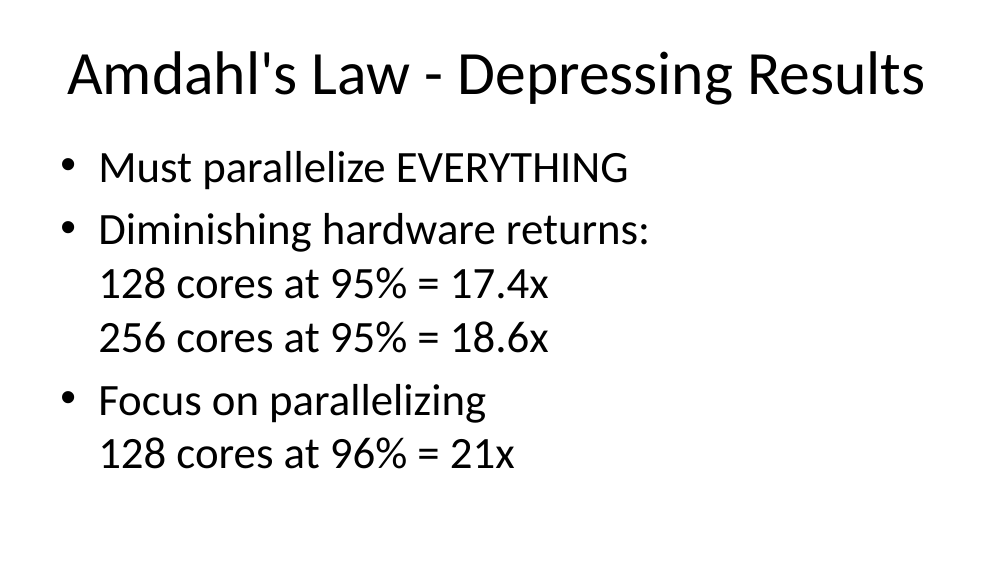
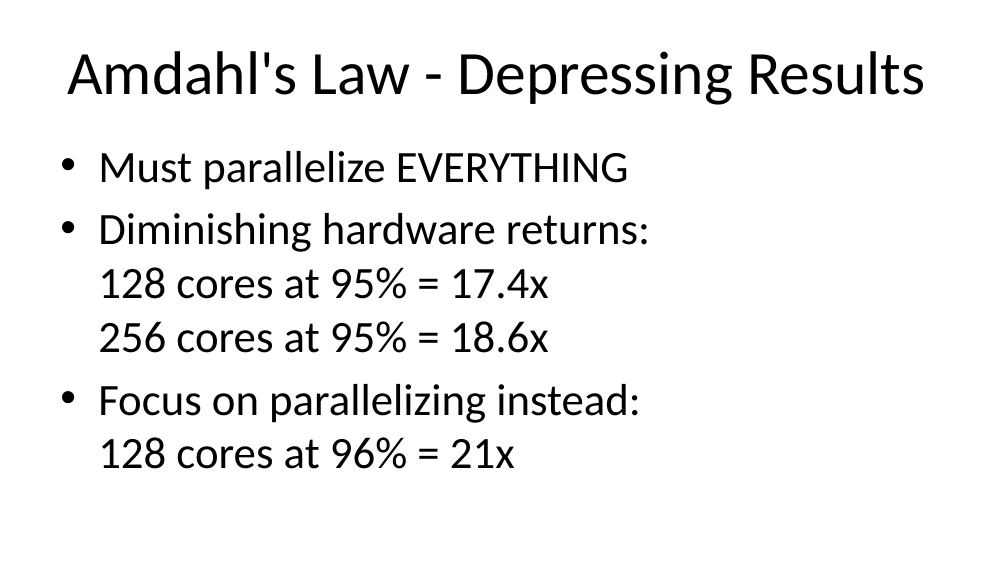
Before and after one commit to ProOracleSQL/space, a slide deck: slide 33 of examples/presentations/Practical Algorithm Analysis for Oracle Developers - Collaborate - 2019_281_Heller.pptx (slide 36 before the commit). Drawn at 1008x567 pixels with LibreOffice and Linux fonts; fonts in the diff are those of the drawing. Boxes give left, top, right and bottom in pixels: in the first picture for what was removed or moved away, otherwise in the second. Text is boxed around its words. In the diff, an @@ line names an element or a change of style, - is before the commit and + after.

```diff
--- a/examples/presentations/Practical Algorithm Analysis for Oracle Developers - Collaborate - 2019_281_Heller.pptx
+++ b/examples/presentations/Practical Algorithm Analysis for Oracle Developers - Collaborate - 2019_281_Heller.pptx
@@ text at <box>98,384,641,469</box>: text changed @@
-• Focus on parallelizing
-  128 cores at 96% = 21x
+• Focus on parallelizing instead:
+  128 cores at 96% = 21x
```
Also in this commit, not shown: 12 other slides changed, 3 slides added, 6 slides removed.
